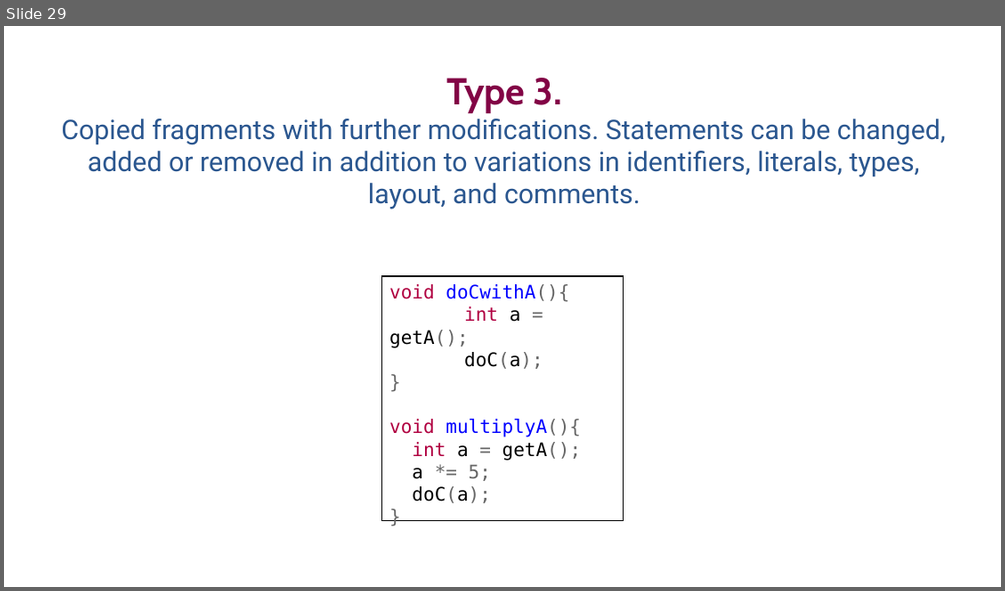
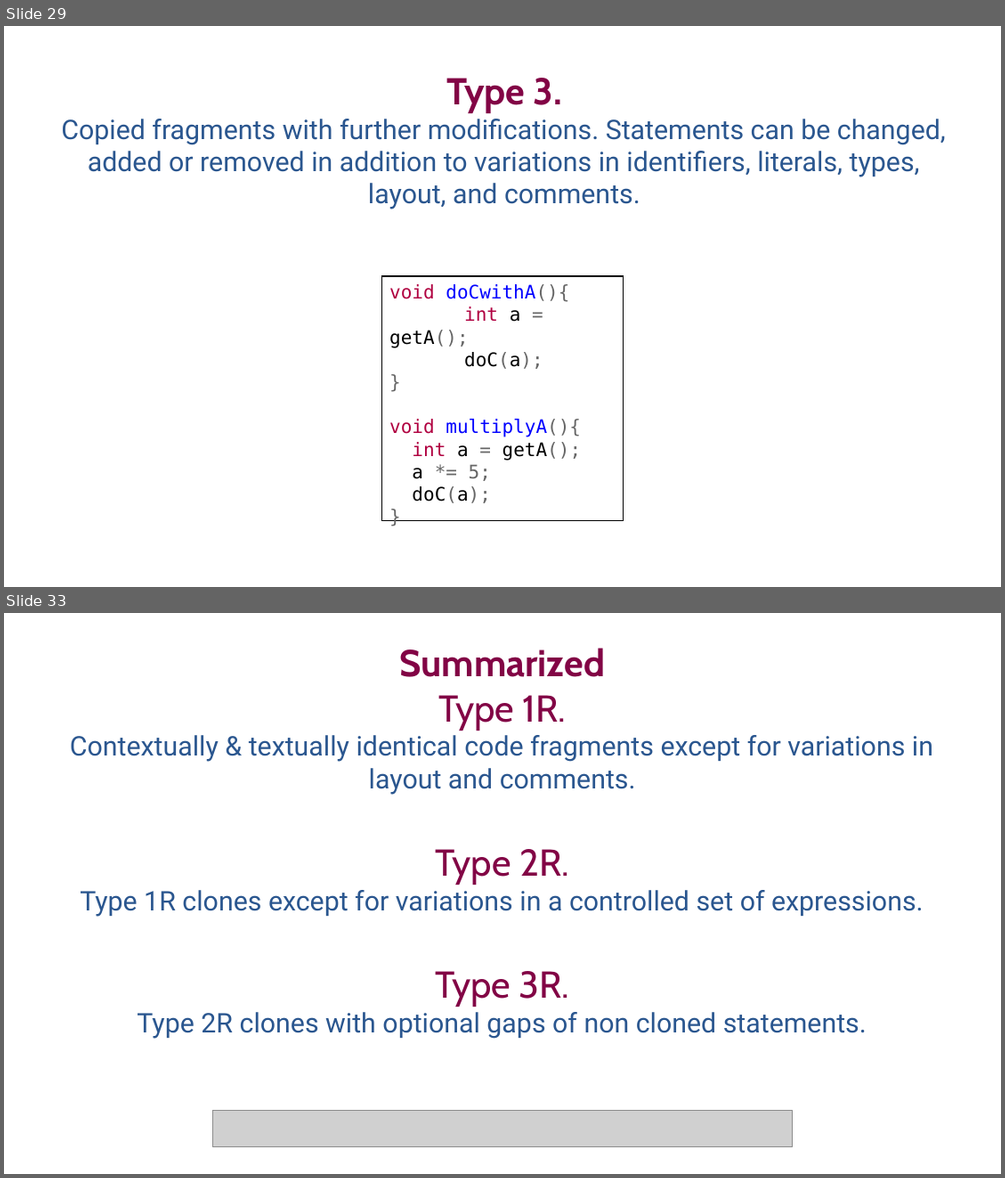
Before and after one commit to SimonBaars/Master-Thesis-Simon-Baars, a slide deck: presentations/FinalPresentation.odp. Shown one above the other, each under a label of ours: slide 29 before the commit, slides 29 and 33 after it; the slides between them are not shown. The pictures are 1005x591 and 1005x1178 pixels, drawn with LibreOffice and Linux fonts; fonts in the diff are those of the drawing; grey boxes stand for pictures. Boxes give left, top, right and bottom in pixels: in the first picture for what was removed or moved away, otherwise in the second. Text is boxed around its words. In the diff, an @@ line names an element or a change of style, - is before the commit and + after.

Commit message:
Types & Context

```diff
--- a/presentations/FinalPresentation.odp
+++ b/presentations/FinalPresentation.odp
@@ slide 33 added at (x1=4, y1=613, x2=1001, y2=1174), background #FFFFFF @@
@@ free added at (x1=43, y1=636, x2=961, y2=1042), 26 pt, text #2A568F @@
+Summarized
+Type 1R.
+Contextually & textually identical code fragments except for variations in layout and comments.
+Type 2R.
+Type 1R clones except for variations in a controlled set of expressions.
+Type 3R.
+Type 2R clones with optional gaps of non cloned statements.
@@ picture added at (x1=212, y1=1111, x2=793, y2=1146) @@
```
Also in this commit, not shown: 2 slides changed, 5 other slides added, 4 slides removed.
